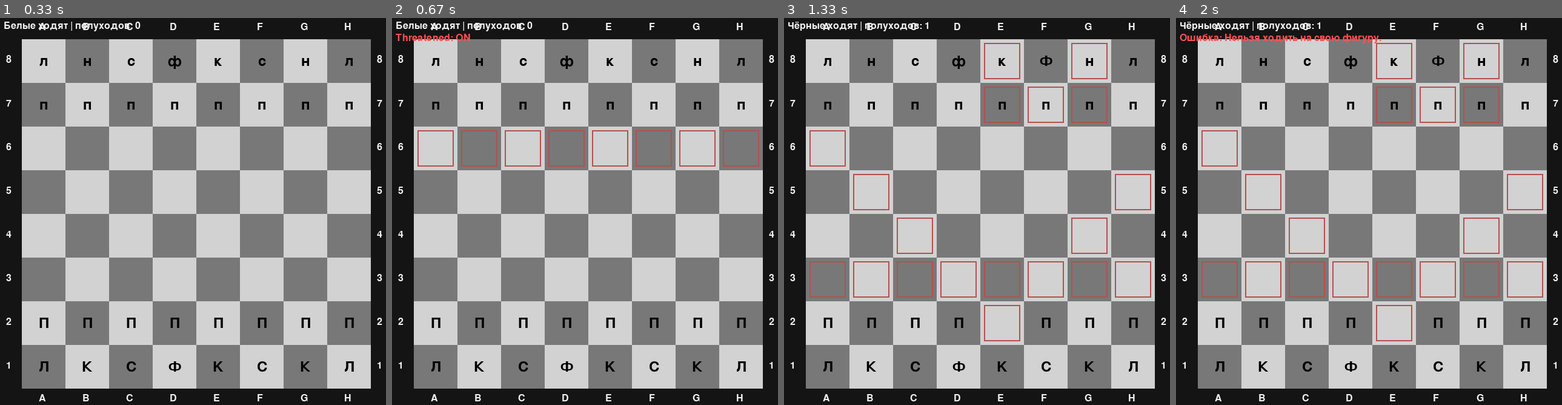
Above: before the commit, frames 1-4 (left to right).
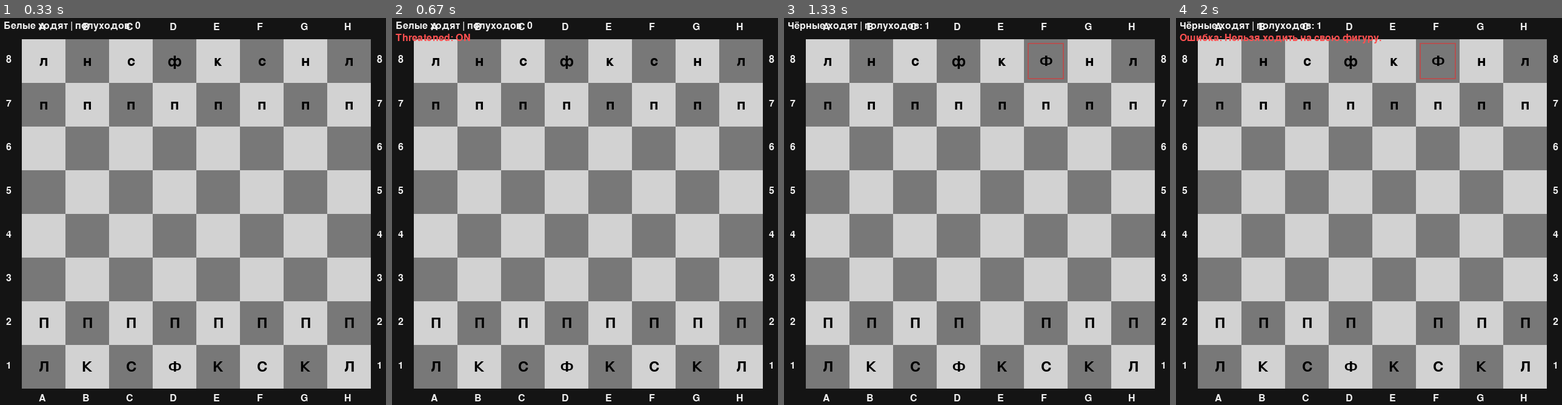
Above: after the commit, the same moments.

Repository: DedgerLabs/nash-proekt
Game: pygame game, started from pygame_main.py
Two runs of this game, one before a commit and one after it. Both use one fixed random seed, a clock stepped at 60 frames per second and the inputs below.
Inputs (mouse positions are in pixels of both pictures, inside the frame that each line leads up to):
- Up to frame 1 (0.33 s): type "1 (at the terminal prompt)" at 0 s
- Up to frame 2 (0.67 s): tap T at 0.33 s
- Up to frame 3 (1.33 s): click (1019, 304) at 0.72 s; click (1038, 76) at 1.05 s
- Up to frame 4 (2 s): click (1268, 68) at 1.38 s; click (1380, 79) at 1.72 s

Frame 1 is identical in both runs. In frame 2, 0.9% of the frame differs, in the area x 6-96%, y 28-39%; in frame 3, 2.3%, in the area x 6-96%, y 6-84%; in frame 4, 2.3%.

Commit message:
короче закончил с шашками

Diff:
--- a/checkers_rules.py
+++ b/checkers_rules.py
@@ -135,3 +135,80 @@
             return sym in ("o", "O")
         else:
             return sym in ("x", "X")
+
+    def threatened_squares(self, board, defender_white: bool):
+        """
+        Клетки с фигурами стороны defender_white, которые противник может взять СЕЙЧАС.
+        Возвращаем set[(r,c)] именно клеток с фигурами (жертвы).
+        """
+        victims = set()
+
+        attacker_white = not defender_white
+
+        for r in range(8):
+            for c in range(8):
+                p = board.get(r, c)
+                if p == ".":
+                    continue
+
+                # берём только атакующую сторону
+                if attacker_white and p not in ("o", "O"):
+                    continue
+                if (not attacker_white) and p not in ("x", "X"):
+                    continue
+
+                # проверяем возможные взятия (прыжок 2 клетки)
+                for dr, dc in [(-1, -1), (-1, +1), (+1, -1), (+1, +1)]:
+                    mid_r, mid_c = r + dr, c + dc
+                    r2, c2 = r + 2 * dr, c + 2 * dc
+
+                    if not board.in_bounds(r2, c2):
+                        continue
+
+                    if board.get(r2, c2) != ".":
+                        continue  # приземляться можно только на пустую
+
+                    mid = board.get(mid_r, mid_c)
+                    if mid == ".":
+                        continue  # перепрыгивать не через кого
+
+                    # mid — это фигура defender?
+                    if defender_white and mid in ("o", "O"):
+                        victims.add((mid_r, mid_c))
+                    if (not defender_white) and mid in ("x", "X"):
+                        victims.add((mid_r, mid_c))
+
+        return victims
+
+    def has_pieces(self, board, white: bool) -> bool:
+        targets = ("o", "O") if white else ("x", "X")
+        for r in range(8):
+            for c in range(8):
+                if board.get(r, c) in targets:
+                    return True
+        return False
+
+    def has_any_legal_move(self, board, white_turn: bool) -> bool:
+        own = ("o", "O") if white_turn else ("x", "X")
+        for r in range(8):
+            for c in range(8):
+                if board.get(r, c) in own:
+                    moves = self.legal_moves_from(board, r, c, white_turn)
+                    if moves:
+                        return True
+        return False
+
+    def game_result(self, board, white_turn: bool):
+        """
+        Возвращает:
+          None — игра продолжается
+          "white" — выиграли белые
+          "black" — выиграли чёрные
+        """
+        if not self.has_pieces(board, white_turn):
+            return "black" if white_turn else "white"
+
+        if not self.has_any_legal_move(board, white_turn):
+            return "black" if white_turn else "white"
+
+        return None
--- /dev/null
+++ b/hex_board.py
@@ -0,0 +1,13 @@
+class HexBoard:
+    def __init__(self, size=6):
+        self.size = size
+        self.grid = [["." for _ in range(size)] for _ in range(size)]
+
+    def get(self, r, c):
+        return self.grid[r][c]
+
+    def set(self, r, c, val):
+        self.grid[r][c] = val
+
+    def in_bounds(self, r, c):
+        return 0 <= r < self.size and 0 <= c < self.size
--- /dev/null
+++ b/hex_rules.py
@@ -0,0 +1,22 @@
+class HexRules:
+    def validate_move(self, board, move, white_turn):
+        r, c = move.r1, move.c1
+
+        if not board.in_bounds(r, c):
+            return False, "Вне поля"
+
+        if board.get(r, c) != ".":
+            return False, "Клетка занята"
+
+        return True, "place"
+
+    def apply_move(self, board, move, white_turn, _):
+        r, c = move.r1, move.c1
+        board.set(r, c, "W" if white_turn else "B")
+
+    def game_result(self, board, white_turn):
+        if self.has_connection(board, True):
+            return "white"
+        if self.has_connection(board, False):
+            return "black"
+        return None
--- /dev/null
+++ b/pygame_hex_ui.py
@@ -0,0 +1,159 @@
+import math
+import pygame
+
+# ---------------------------
+# Hex math (axial coordinates)
+# ---------------------------
+
+SQRT3 = math.sqrt(3)
+
+def axial_neighbors(q, r):
+    return [
+        (q + 1, r), (q - 1, r),
+        (q, r + 1), (q, r - 1),
+        (q + 1, r - 1), (q - 1, r + 1),
+    ]
+
+def axial_to_pixel(q, r, size, origin):
+    ox, oy = origin
+    x = size * SQRT3 * (q + r / 2) + ox
+    y = size * 1.5 * r + oy
+    return (x, y)
+
+def hex_corners(cx, cy, size):
+    # pointy-top
+    pts = []
+    for i in range(6):
+        angle = math.radians(60 * i - 30)
+        pts.append((cx + size * math.cos(angle), cy + size * math.sin(angle)))
+    return pts
+
+def point_in_poly(pt, poly):
+    # ray casting
+    x, y = pt
+    inside = False
+    n = len(poly)
+    for i in range(n):
+        x1, y1 = poly[i]
+        x2, y2 = poly[(i + 1) % n]
+        if ((y1 > y) != (y2 > y)) and (x < (x2 - x1) * (y - y1) / (y2 - y1 + 1e-9) + x1):
+            inside = not inside
+    return inside
+
+# ---------------------------
+# Hex board model (radius)
+# ---------------------------
+
+class HexBoard:
+    """
+    Гекс-доска радиуса R (Глинский: обычно R=5 -> 91 клетка).
+    Храним клетки в axial (q,r). Допустимые клетки: |q|<=R, |r|<=R, |q+r|<=R.
+    """
+    def __init__(self, radius=5):
+        self.radius = radius
+        self.cells = {}  # (q,r) -> symbol
+        for q in range(-radius, radius + 1):
+            for r in range(-radius, radius + 1):
+                s = -q - r
+                if max(abs(q), abs(r), abs(s)) <= radius:
+                    self.cells[(q, r)] = "."  # пусто
+
+    def get(self, q, r):
+        return self.cells.get((q, r))
+
+    def set(self, q, r, v):
+        if (q, r) in self.cells:
+            self.cells[(q, r)] = v
+
+    def in_bounds(self, q, r):
+        return (q, r) in self.cells
+
+    def all_cells(self):
+        return list(self.cells.keys())
+
+# ---------------------------
+# Pygame UI
+# ---------------------------
+
+def main():
+    pygame.init()
+
+    # Настройки
+    radius = 5          # Глинский = 5 (91 клетка)
+    HEX_SIZE = 34       # размер клетки (подбери под своё окно)
+    W, H = 900, 800
+
+    screen = pygame.display.set_mode((W, H))
+    pygame.display.set_caption("Hex Chess board (preview)")
+    clock = pygame.time.Clock()
+    font = pygame.font.SysFont(None, 24)
+
+    board = HexBoard(radius=radius)
+
+    # Центрируем поле
+    origin = (W // 2, H // 2)
+
+    selected = None
+    info = "Кликни по клетке"
+
+    # Предрасчёт полигонов для клика
+    # (q,r) -> poly points
+    polys = {}
+    for (q, r) in board.all_cells():
+        cx, cy = axial_to_pixel(q, r, HEX_SIZE, origin)
+        polys[(q, r)] = hex_corners(cx, cy, HEX_SIZE - 1)
+
+    running = True
+    while running:
+        clock.tick(60)
+
+        for event in pygame.event.get():
+            if event.type == pygame.QUIT:
+                running = False
+
+            if event.type == pygame.KEYDOWN:
+                if event.key == pygame.K_ESCAPE:
+                    running = False
+
+            if event.type == pygame.MOUSEBUTTONDOWN and event.button == 1:
+                mx, my = event.pos
+                hit = None
+                # простой перебор (91 клетка — нормально)
+                for cell, poly in polys.items():
+                    if point_in_poly((mx, my), poly):
+                        hit = cell
+                        break
+                if hit:
+                    selected = hit
+                    info = f"Выбрана клетка axial q={hit[0]} r={hit[1]}"
+
+        # рисуем
+        screen.fill((18, 18, 18))
+
+        for (q, r), poly in polys.items():
+            # шахматный “узор” по parity
+            color = (200, 200, 200) if ((q + r) & 1) == 0 else (120, 120, 120)
+            pygame.draw.polygon(screen, color, poly)
+            pygame.draw.polygon(screen, (40, 40, 40), poly, 2)
+
+            # символ (пока пусто)
+            sym = board.get(q, r)
+            if sym != ".":
+                cx, cy = axial_to_pixel(q, r, HEX_SIZE, origin)
+                txt = font.render(sym, True, (0, 0, 0))
+                rect = txt.get_rect(center=(cx, cy))
+                screen.blit(txt, rect)
+
+        if selected:
+            pygame.draw.polygon(screen, (220, 180, 60), polys[selected], 4)
+
+        # инфо
+        txt = font.render(info + " | ESC выйти", True, (240, 240, 240))
+        screen.blit(txt, (10, 10))
+
+        pygame.display.flip()
+
+    pygame.quit()
+
+if __name__ == "__main__":
+    main()
--- a/pygame_main.py
+++ b/pygame_main.py
@@ -149,14 +149,32 @@
                     info_text = "Hint: ON" if show_hint else "Hint: OFF"
                     legal_moves = []
 
+
+
                 elif event.key == pygame.K_t:
+
                     show_threatened = not show_threatened
+
                     if show_threatened:
-                        attacker_white = not game.white_turn
-                        threatened = game.rules.threatened_squares(board, attacker_white)
-                        info_text = "Threatened: ON"
+
+                        if hasattr(game.rules, "threatened_squares"):
+
+                            threatened = game.rules.threatened_squares(board, game.white_turn)
+
+                            info_text = "Threatened: ON"
+
+                        else:
+
+                            threatened = set()
+
+                            info_text = "Threatened: нет метода"
+
+                            show_threatened = False
+
                     else:
+
                         threatened = set()
+
                         info_text = "Threatened: OFF"
 
             elif event.type == pygame.MOUSEBUTTONDOWN and event.button == 1:
@@ -229,6 +247,17 @@
                     game.white_turn = not game.white_turn
                     game.move_count += 1
 
+                    res = None
+                    if hasattr(game.rules, "game_result"):
+                        res = game.rules.game_result(board, game.white_turn)
+
+                    if res == "white":
+                        info_text = "Игра окончена: победили БЕЛЫЕ!"
+                        running = False  # или поставь game_over=True
+                    elif res == "black":
+                        info_text = "Игра окончена: победили ЧЁРНЫЕ!"
+                        running = False
+
                     # обновить threatened если включён
                     if show_threatened:
                         attacker_white = not game.white_turn
--- a/rules.py
+++ b/rules.py
@@ -527,13 +527,12 @@
 
         return legal
 
-    def threatened_squares(self, board, attacker_white: bool):
+    def threatened_squares(self, board, defender_white: bool):
         """
-        Вернуть множество клеток (r,c), которые атакует сторона attacker_white.
-        attacker_white=True  -> атака белых
-        attacker_white=False -> атака чёрных
+        Клетки с фигурами стороны defender_white, которые атакуются противником.
         """
-        attacked = set()
+        victims = set()
+        attacker_white = not defender_white
 
         for r in range(8):
             for c in range(8):
@@ -541,29 +540,13 @@
                 if p == ".":
                     continue
 
-                # берём только фигуры атакующей стороны
-                if attacker_white and not p.isupper():
-                    continue
-                if (not attacker_white) and not p.islower():
-                    continue
-
-                P = self.piece_type(p)  # твой метод, который возвращает "P","N","B","R","Q","K"
-                if P is None:
-                    continue
-
-                # пешка атакует диагонали (не как ходит)
-                if P == "P":
-                    direction = -1 if p.isupper() else 1
-                    for dc in (-1, +1):
-                        rr, cc = r + direction, c + dc
-                        if board.in_bounds(rr, cc):
-                            attacked.add((rr, cc))
-                    continue
-
-                # для остальных можно использовать can_attack
-                for rr in range(8):
-                    for cc in range(8):
-                        if self.can_attack(board, r, c, rr, cc):
-                            attacked.add((rr, cc))
-
-        return attacked
+                if defender_white and not p.isupper():
+                    continue
+                if (not defender_white) and not p.islower():
+                    continue
+
+                # клетка фигуры атакуется противником?
+                if self.square_attacked_by(board, attacker_white, r, c):
+                    victims.add((r, c))
+
+        return victims
